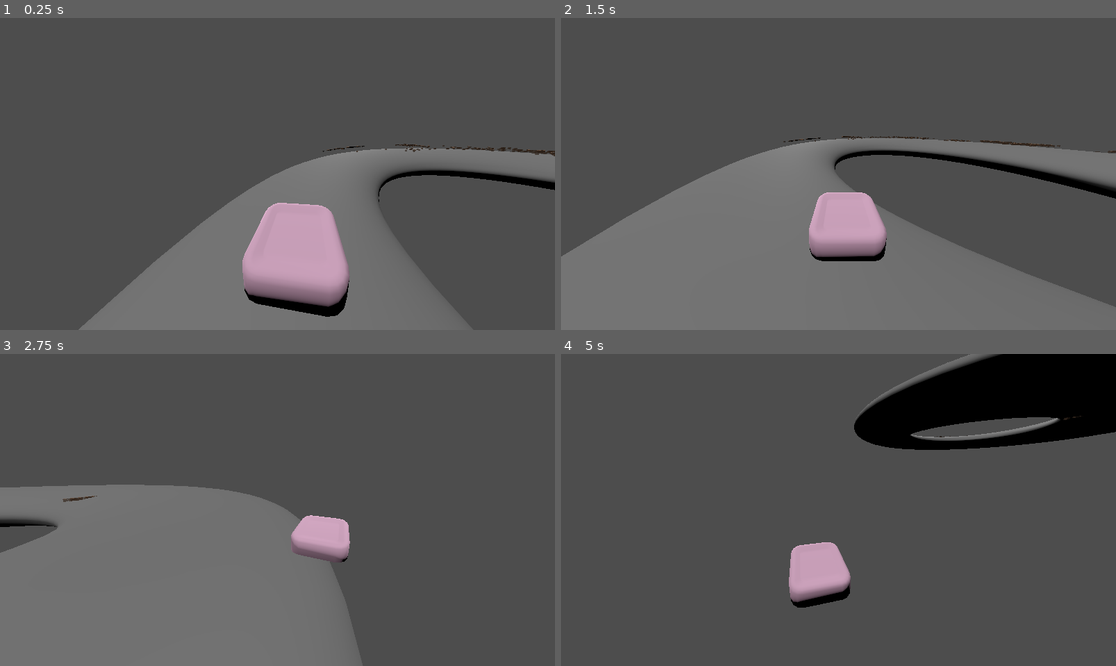
Above: before the commit, frames 1-4 (two rows, left to right).
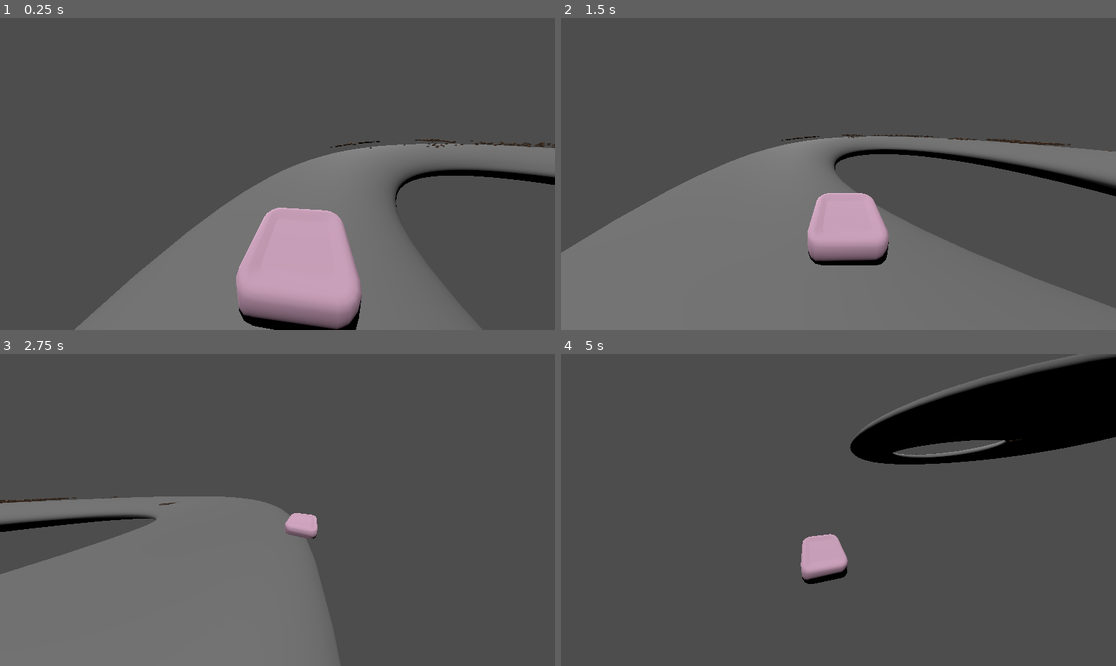
Above: after the commit, the same moments.

Repository: cg2713/BubbleRush
Game: Godot game, scene res://playable_test_level.tscn
Same seed, same stepped clock (60 frames per second), same inputs: the game is played once before the commit and once after it.
Inputs (mouse positions are in pixels of both pictures, inside the frame that each line leads up to):
- Up to frame 1 (0.25 s): no input
- Up to frame 2 (1.5 s): move the mouse to (960, 158) at 0.52 s; hold Right (ui_right) 0.53-1.28 s; click (960, 158) at 0.67 s; move the mouse to (727, 189) at 1.27 s; hold Down (ui_down) from 1.28 s (still down)
- Up to frame 3 (2.75 s): move the mouse to (333, 441) at 2.02 s; release Down (ui_down) at 2.03 s; hold Right (ui_right) from 2.03 s (still down)
- Up to frame 4 (5 s): move the mouse to (810, 572) at 2.77 s; release Right (ui_right) at 2.78 s; hold Up (ui_up) 2.78-3.53 s; click (810, 572) at 2.92 s; move the mouse to (1005, 556) at 3.52 s; hold Left (ui_left) from 3.53 s (still down); move the mouse to (672, 463) at 4.27 s

The runs differ from the first frame. In frame 1, 5.7% of the frame differs, in the area x 13-100%, y 38-100%; in frame 2, 2.5%; in frame 3, 6.3%; in frame 4, 7.8%, in the area x 41-100%, y 0-82%.

Commit message:
Speed based FOV

Diff:
--- a/bubblerush/car.gd
+++ b/bubblerush/car.gd
@@ -4,6 +4,8 @@
 
 const SPEED = 25.0
 @export var base_FOV = 75
+@export var speedup_FOV = 120
+
 
 var speed_percent = 1
 
@@ -30,6 +32,11 @@
 	speed_percent = min(speed_percent, 1)
 	print("speed_percent ", speed_percent)
 
+	#if currentVelocity > 0.0 and %Camera3D.fov <= speedup_FOV:
+	#	%Camera3D.fov = %Camera3D.fov * (1 - delta) + speedup_FOV * delta
+	#elif %Camera3D.fov >= base_FOV:
+	#	%Camera3D.fov = %Camera3D.fov * (1 - delta) + base_FOV * delta
+	%Camera3D.fov = base_FOV + currentVelocity * 3
 
 func _on_area_3d_area_entered(area: Area3D) -> void:
 	print("area entered")
